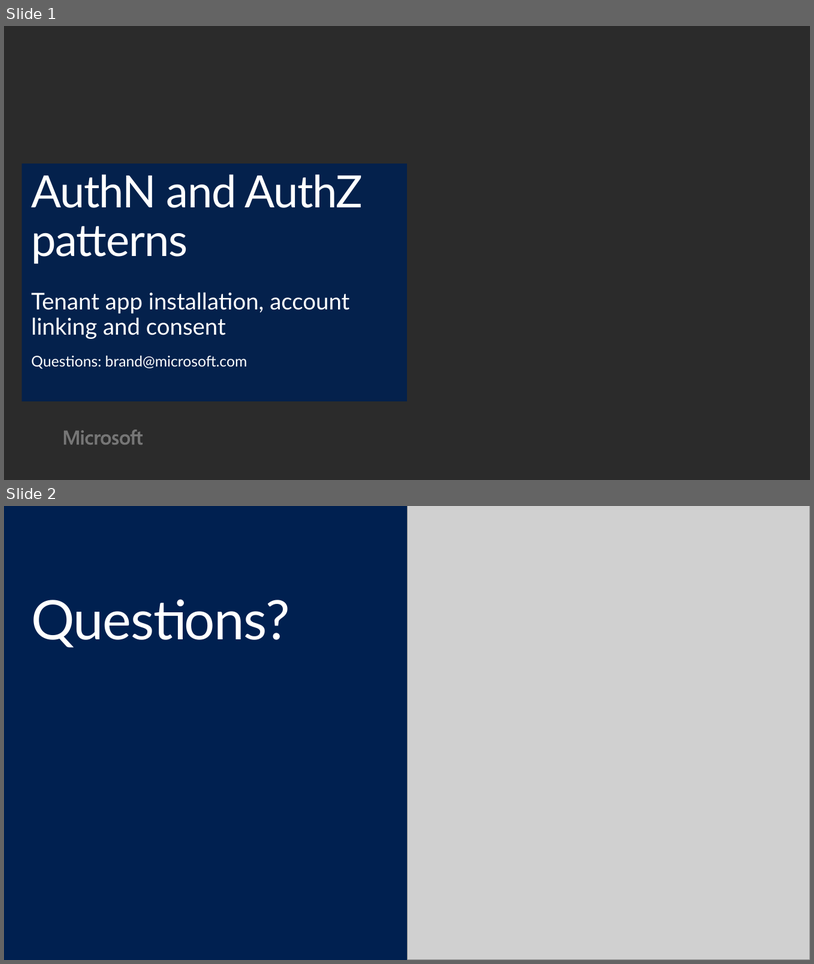
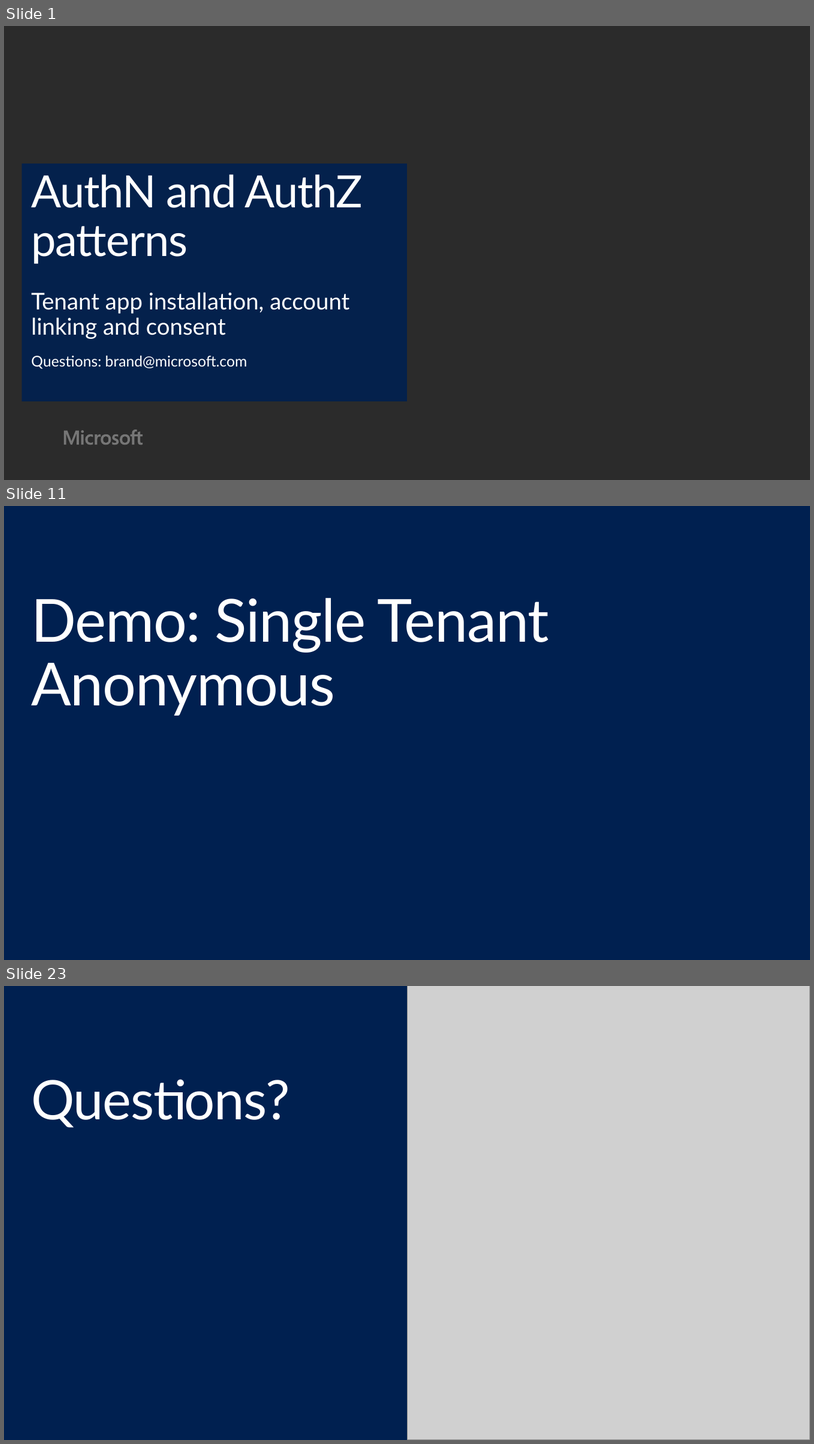
Before and after one commit to hamiltop/EDU-Dev-Bootcamp, a slide deck: Presentation/06-AuthN and AuthZ patterns.pptx. Shown one above the other, each under a label of ours: slides 1 and 2 before the commit, slides 1, 11 and 23 after it; the slides between them are not shown. The pictures are 814x964 and 814x1444 pixels, drawn with LibreOffice and Linux fonts; fonts in the diff are those of the drawing; grey boxes stand for pictures; background and template pictures are left out; a plain dark background stands for a picture behind light text. Boxes give left, top, right and bottom in pixels: in the first picture for what was removed or moved away, otherwise in the second. Text is boxed around its words. In the diff, an @@ line names an element or a change of style, - is before the commit and + after.

```diff
--- a/Presentation/06-AuthN and AuthZ patterns.pptx
+++ b/Presentation/06-AuthN and AuthZ patterns.pptx
@@ slide 11 added at (4,506,810,960), background #002050 @@
@@ title added at (31,598,549,715), 72 pt, text #FFFFFF @@
+Demo: Single Tenant Anonymous
@@ what was slide 2 is now slide 23 @@
```
Also in this commit, not shown: 20 other slides added, 8 other files.
